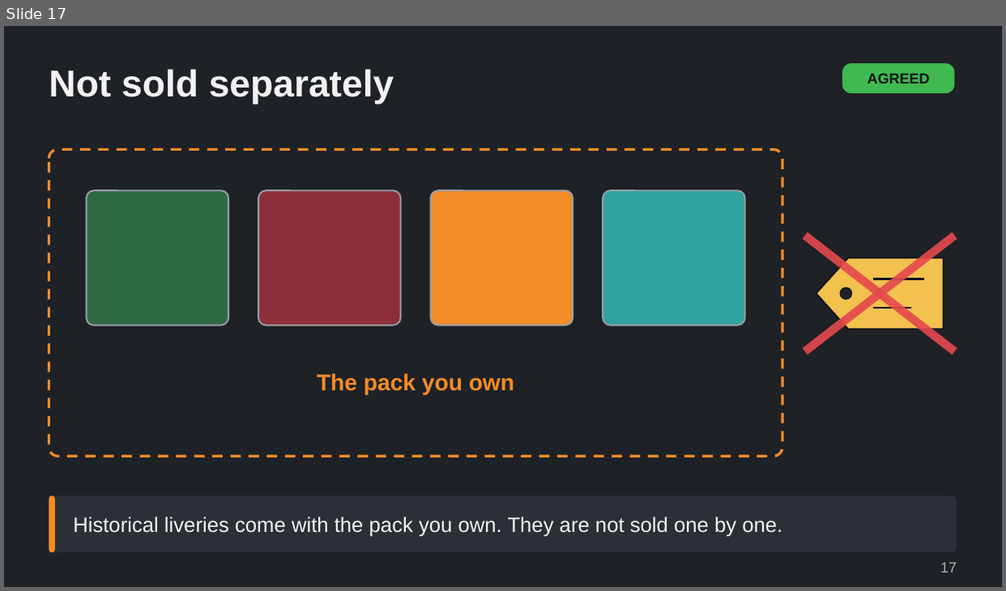
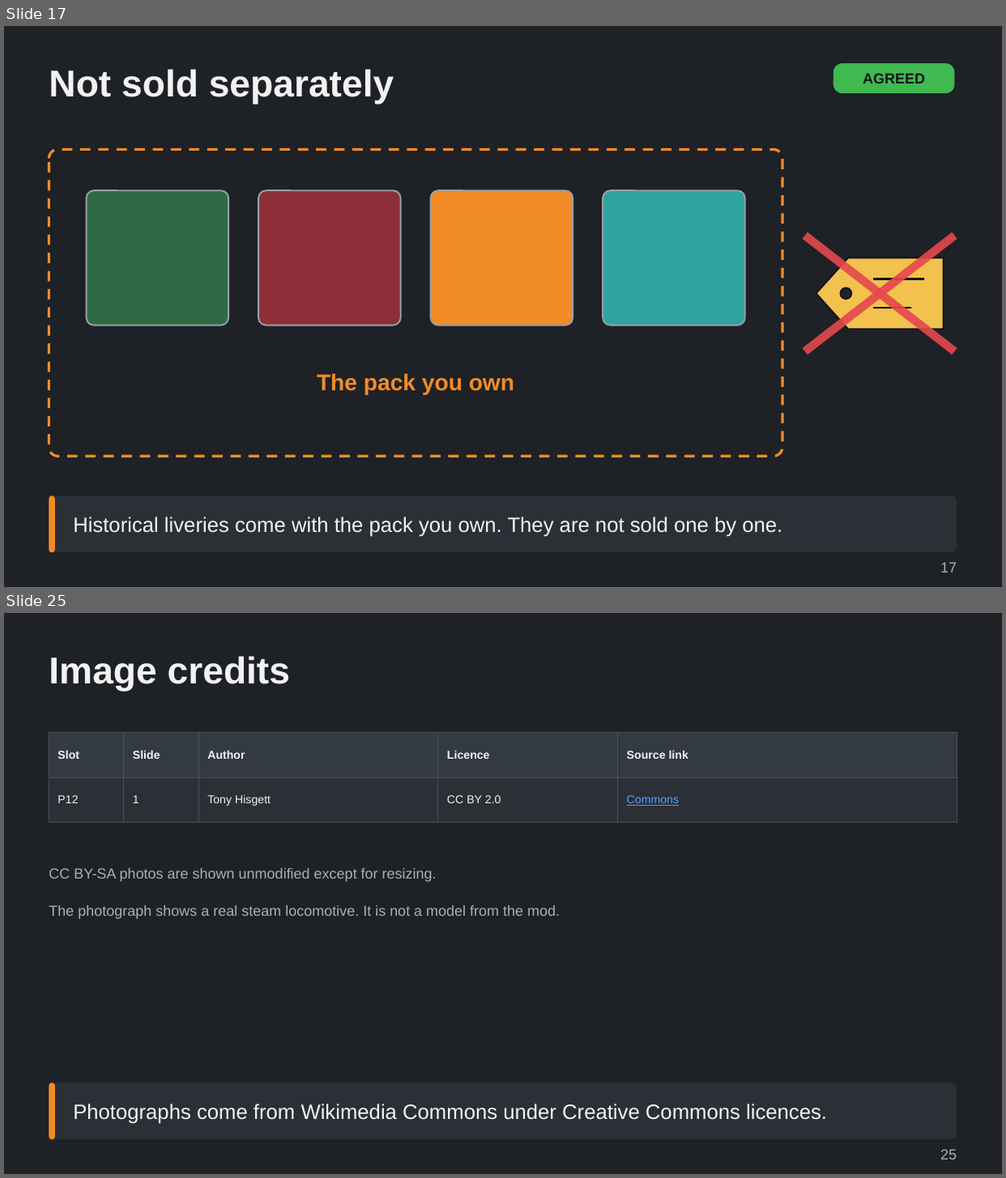
Before and after one commit to Tarenkookoo/Satisfactory---Early-Locomotion, a slide deck: Reporting/Claude Presents/Deck8_AfterLaunch_LateSteam/After_Launch_Late_Steam_Driving_and_Prestige_Explained.pptx. Shown one above the other, each under a label of ours: slide 17 before the commit, slides 17 and 25 after it; the slides between them are not shown. The pictures are 1006x591 and 1006x1178 pixels, drawn with LibreOffice and Linux fonts; fonts in the diff are those of the drawing. Boxes give left, top, right and bottom in pixels: in the first picture for what was removed or moved away, otherwise in the second. Text is boxed around its words. In the diff, an @@ line names an element or a change of style, - is before the commit and + after.

```diff
--- a/Reporting/Claude Presents/Deck8_AfterLaunch_LateSteam/After_Launch_Late_Steam_Driving_and_Prestige_Explained.pptx
+++ b/Reporting/Claude Presents/Deck8_AfterLaunch_LateSteam/After_Launch_Late_Steam_Driving_and_Prestige_Explained.pptx
@@ slide 25 added at [4, 613, 1002, 1174], background #1E2126 @@
@@ title added at [49, 656, 290, 692], 36 pt, text #F2F2F2, bold @@
+Image credits
@@ table added at [49, 733, 957, 823], 2 rows, 5 columns @@
+Slot | Slide | Author | Licence | Source link
+P12 | 1 | Tony Hisgett | CC BY 2.0 | Commons
@@ text added at [49, 868, 437, 882], 14 pt, text #A9B0B8 @@
+CC BY-SA photos are shown unmodified except for resizing.
@@ text added at [49, 905, 560, 919], 14 pt, text #A9B0B8 @@
+The photograph shows a real steam locomotive. It is not a model from the mod.
@@ rounded rectangle added at [49, 1083, 957, 1140], fill #2B2F36, 20 pt, text #F2F2F2 @@
+Photographs come from Wikimedia Commons under Creative Commons licences.
@@ rounded rectangle added at [49, 1083, 55, 1140], fill #F28C28 @@
@@ text added at [940, 1149, 957, 1160], 14 pt, text #A9B0B8 @@
+25
@@ slide 17 changed as well @@
@@ rounded rectangle "AGREED": place and size @@
-rounded rectangle "AGREED" at [842, 63, 955, 93]
+rounded rectangle "AGREED" at [833, 63, 955, 93]
```
Also in this commit, not shown: 14 other slides changed, 7 other slides added, 6 other files.
